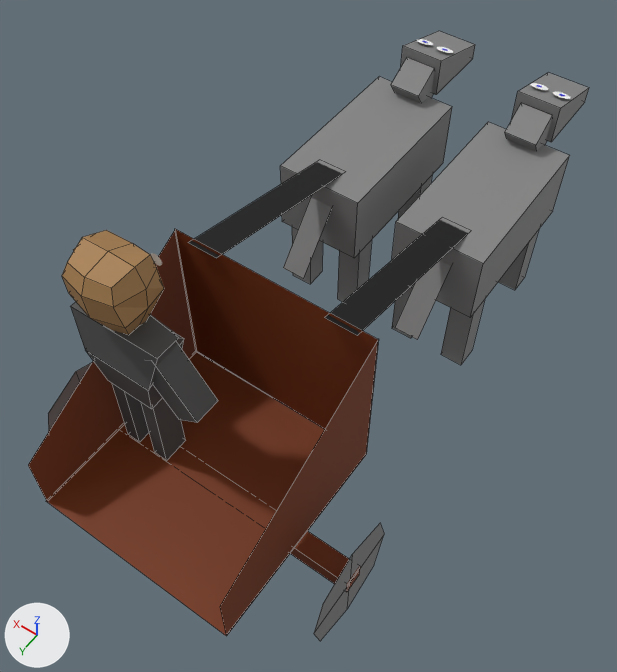
The OBJ model King Of Kings Docs/Models/lightchariot1f.obj, before and after one commit.
One viewpoint serves both versions: a camera (50 mm lens) standing at (0.68, 8.84, 17.83) and looking at (7.54, -0.75, 2.75). Lighting does not change. The marker at lower left points along +X, +Y and +Z. Mesh edges are drawn as thin lines on the coarser meshes. Where no turn or scale is listed for an object, it has been applied to the vertices.

Names of what the first picture shows: 'Cube', 'Cube.001', 'Cube.003', 'Cube.006_Cube.009', 'Cube.015_Cube.017', 'Cube.021_Cube.023', 'Plane.002', 'Plane.003', 'Plane.004', 'Plane.005_Plane.006', 'Plane.012_Plane.013', 'Plane.013_Plane.014'.
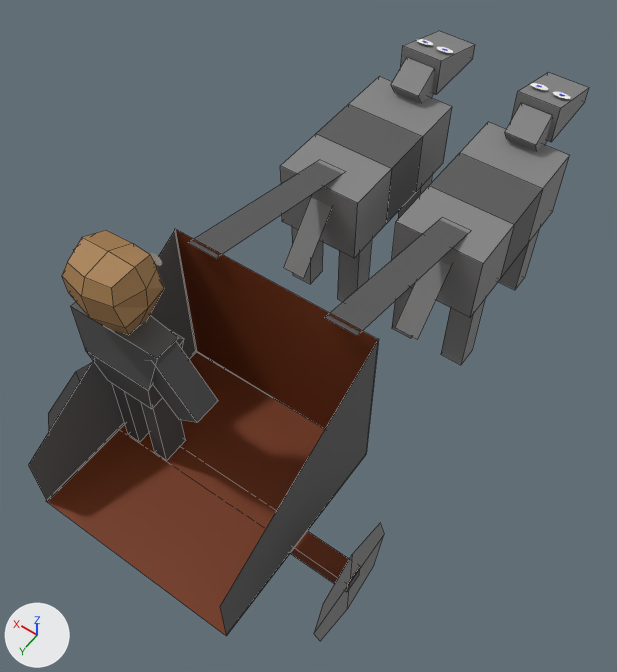
Where the change shows, as pixel boxes (x1, y1, x2, y2) in the pictures (617 x 672 px):
'Plane.003', recoloured (brown to black)
    both: (220, 341, 378, 636)
'Plane.004', recoloured (brown to black)
    both: (28, 231, 197, 502)
'Plane.012_Plane.013', recoloured (black to grey)
    both: (325, 220, 468, 336)
'Plane.013_Plane.014', recoloured (black to grey)
    both: (189, 162, 342, 258)
part 1 of me_cube_006_cube_009, built on
    both: (294, 101, 426, 224)
part 2 of me_cube_015_cube_017, built on
    both: (421, 150, 546, 280)

The change in detail:
Material 'Material.015' (mat_material_015) is new.
Its base color is (0.0984, 0.0984, 0.0984) (dark grey #585858).
Its roughness is 0.69.
me_cube_006_cube_009 is used by ob_cube_006_cube_009; location (0.0, 0.0, 0.0).
me_cube_006_cube_009 had 8 vertices, 6 faces and spanned x 7.97..10.12, y -7.48..-3.25, z 2.83..4.62.
me_cube_006_cube_009 no longer uses material mat_material_008 (grey #848484).
me_cube_006_cube_009 now has 16 vertices, 14 faces and spans x 7.97..10.12, y -7.48..-3.25, z 2.83..4.62.
Part 1, on me_cube_006_cube_009:
4 faces are deleted.
8 vertices are added at x 7.97..10.12, y -6.07..-4.66, z 2.83..4.62.
8 new faces join them, mat_material_013 (grey #848484).
4 new faces join them, mat_material_015 (dark grey #585858).
me_cube_006_cube_009 now uses material mat_material_013 (grey #848484).
me_cube_006_cube_009 now uses material mat_material_015 (dark grey #585858).
me_cube_015_cube_017 is used by ob_cube_015_cube_017; location (0.0, 0.0, 0.0).
me_cube_015_cube_017 had 8 vertices, 6 faces and spanned x 4.83..6.97, y -7.48..-3.25, z 2.83..4.62.
me_cube_015_cube_017 now has 16 vertices, 14 faces and spans x 4.83..6.97, y -7.48..-3.25, z 2.83..4.62.
Part 2, on me_cube_015_cube_017:
4 faces are deleted.
8 vertices are added at x 4.83..6.97, y -6.07..-4.66, z 2.83..4.62.
8 new faces join them, mat_material_013 (grey #848484).
4 new faces join them, mat_material_015 (dark grey #585858).
me_cube_015_cube_017 now uses material mat_material_015 (dark grey #585858).
me_plane_003 has 4 vertices, 1 face and spans x 5.12, y 0.47..5.28, z 1.66..5.73.
me_plane_003 no longer uses material mat_material_009 (brown #763102).
me_plane_003 now uses material mat_material_015 (dark grey #585858).
me_plane_004 has 4 vertices, 1 face and spans x 9.91..9.94, y 0.46..5.28, z 1.66..5.68.
me_plane_004 no longer uses material mat_material_009 (brown #763102).
me_plane_004 now uses material mat_material_015 (dark grey #585858).
me_plane_012_plane_013 has 4 vertices, 1 face and spans x 5.51..6.23, y -3.98..0.57, z 4.6..5.64.
me_plane_012_plane_013 no longer uses material mat_material_006 (black #000000).
me_plane_012_plane_013 now uses material mat_material_015 (dark grey #585858).
me_plane_013_plane_014 has 4 vertices, 1 face and spans x 8.79..9.51, y -3.98..0.57, z 4.6..5.64.
me_plane_013_plane_014 no longer uses material mat_material_006 (black #000000).
me_plane_013_plane_014 now uses material mat_material_015 (dark grey #585858).
